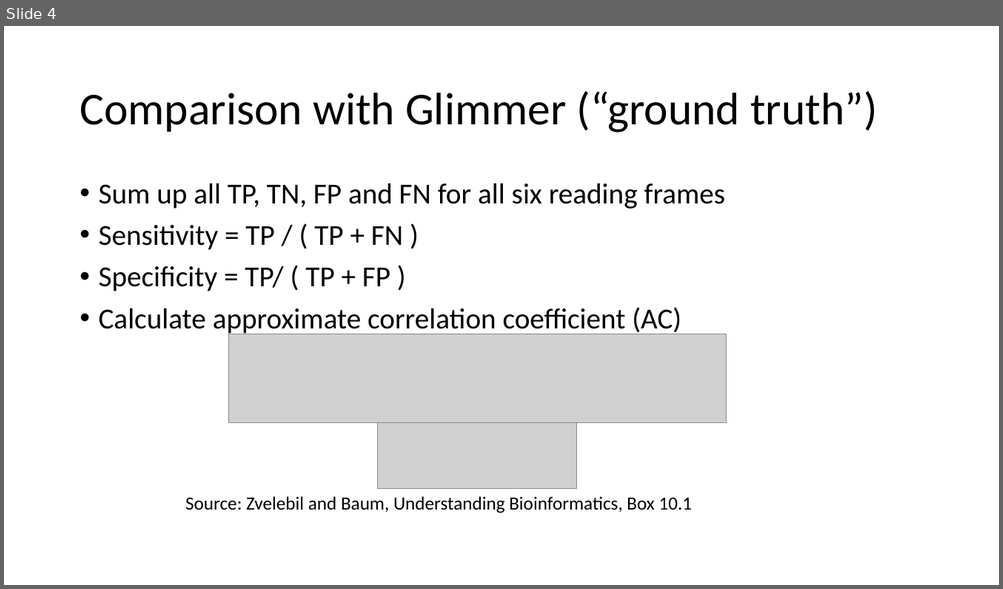
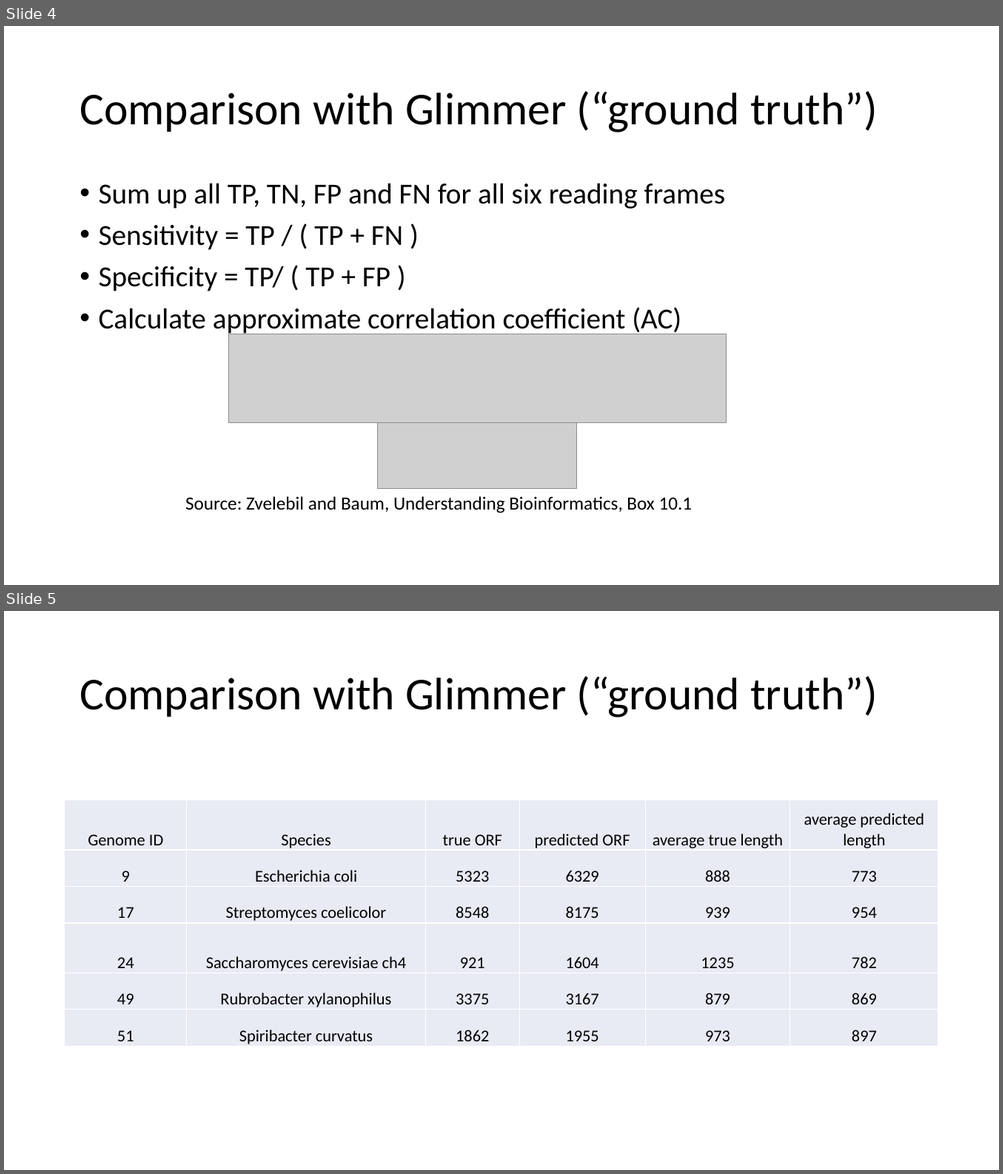
Before and after one commit to shuhanxu93/comparative_genomics, a slide deck: project/ShuhanXu.pptx. Shown one above the other, each under a label of ours: slide 4 before the commit, slides 4 and 5 after it. The pictures are 1003x589 and 1003x1174 pixels, drawn with LibreOffice and Linux fonts; fonts in the diff are those of the drawing; grey boxes stand for pictures. Boxes give left, top, right and bottom in pixels: in the first picture for what was removed or moved away, otherwise in the second. Text is boxed around its words. In the diff, an @@ line names an element or a change of style, - is before the commit and + after.

```diff
--- a/project/ShuhanXu.pptx
+++ b/project/ShuhanXu.pptx
@@ slide 5 added at box(4, 611, 999, 1170), background #FFFFFF @@
@@ title added at box(79, 676, 877, 718), 44 pt, text #000000 @@
+Comparison with Glimmer (“ground truth”)
@@ table added at box(65, 800, 939, 1048), 6 rows, 6 columns @@
+Genome ID | Species | true ORF | predicted ORF | average true length | average predicted length
+9 | Escherichia coli | 5323 | 6329 | 888 | 773
+17 | Streptomyces coelicolor | 8548 | 8175 | 939 | 954
+24 | Saccharomyces cerevisiae ch4 | 921 | 1604 | 1235 | 782
+49 | Rubrobacter xylanophilus | 3375 | 3167 | 879 | 869
+51 | Spiribacter curvatus | 1862 | 1955 | 973 | 897
```
Also in this commit, not shown: 4 other slides added, 1 other file.
